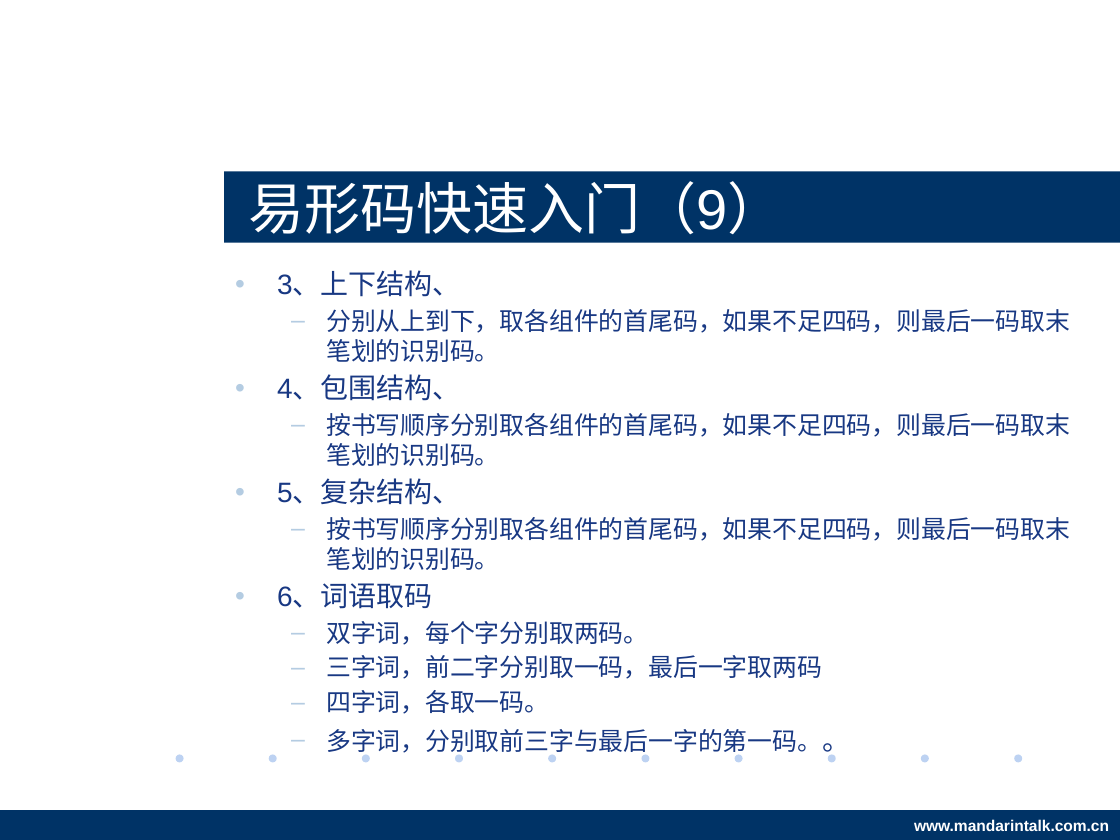
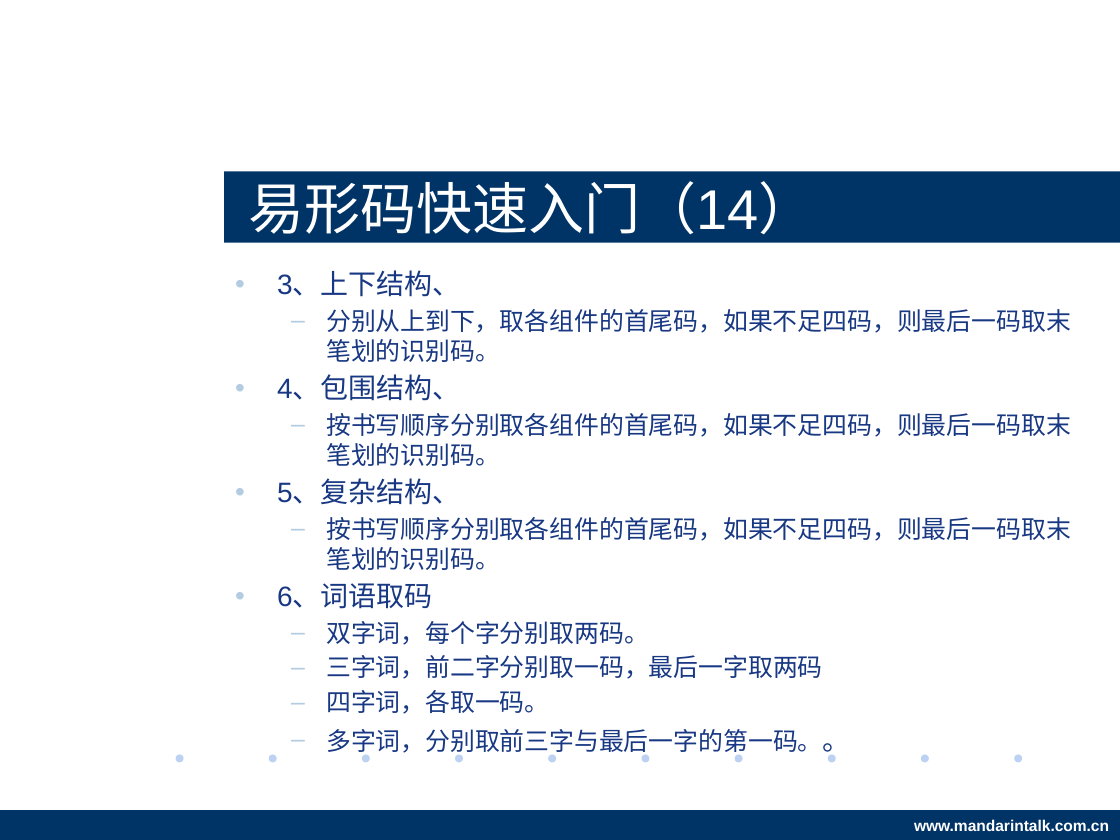
Before and after one commit to BardoQi/eShine, a slide deck: slide 28 of docs/project_summary.pptx (slide 23 before the commit). Drawn at 1120x840 pixels with LibreOffice and Linux fonts; fonts in the diff are those of the drawing; background and template pictures are left out. Boxes give left, top, right and bottom in pixels: in the first picture for what was removed or moved away, otherwise in the second. Text is boxed around its words. In the diff, an @@ line names an element or a change of style, - is before the commit and + after.

```diff
--- a/docs/project_summary.pptx
+++ b/docs/project_summary.pptx
@@ title at (248, 181, 814, 244): text changed @@
-易形码快速入门（9）
+易形码快速入门（14）
```
Also in this commit, not shown: 11 other slides changed, 6 slides added.
